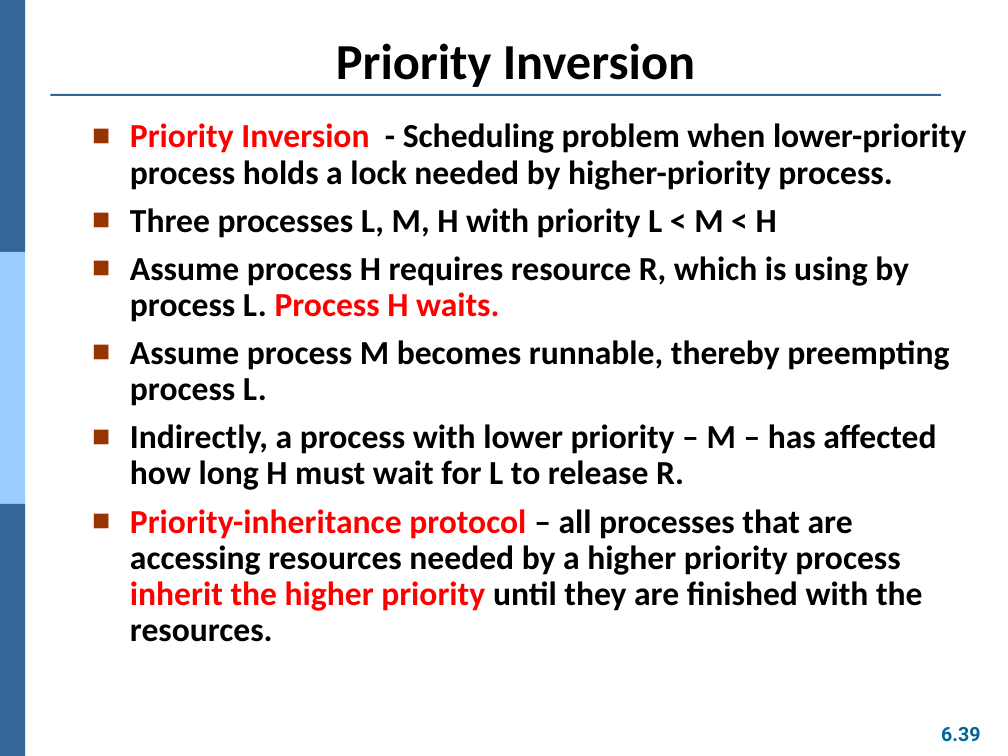
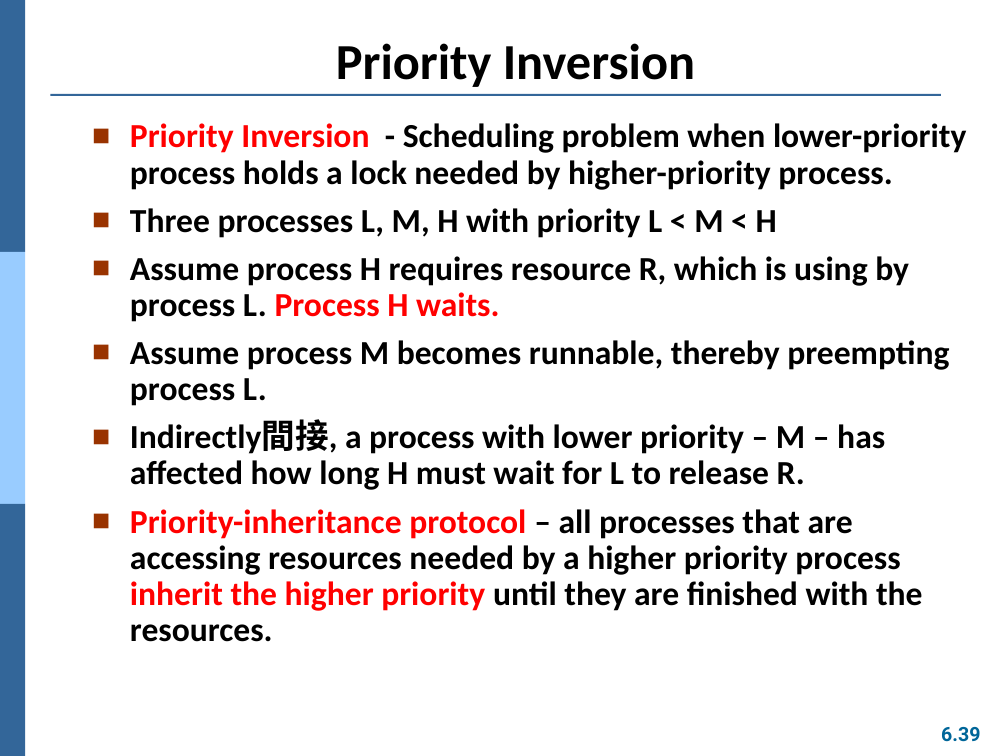
Before and after one commit to Yang09701194/OS_Learning, a slide deck: slide 39 of ch06.pptx. Drawn at 1008x756 pixels with LibreOffice and Linux fonts; fonts in the diff are those of the drawing. Boxes give left, top, right and bottom in pixels: in the first picture for what was removed or moved away, otherwise in the second. Text is boxed around its words. In the diff, an @@ line names an element or a change of style, - is before the commit and + after.

```diff
--- a/ch06.pptx
+++ b/ch06.pptx
@@ text at [130,421,885,490]: text changed @@
-■ Indirectly, a process with lower priority – M – has affected how long H must wait for L to release R.
+■ Indirectly間接, a process with lower priority – M – has affected how long H must wait for L to release R.
```
Also in this commit, not shown: 12 other slides changed, 1 slide added.
